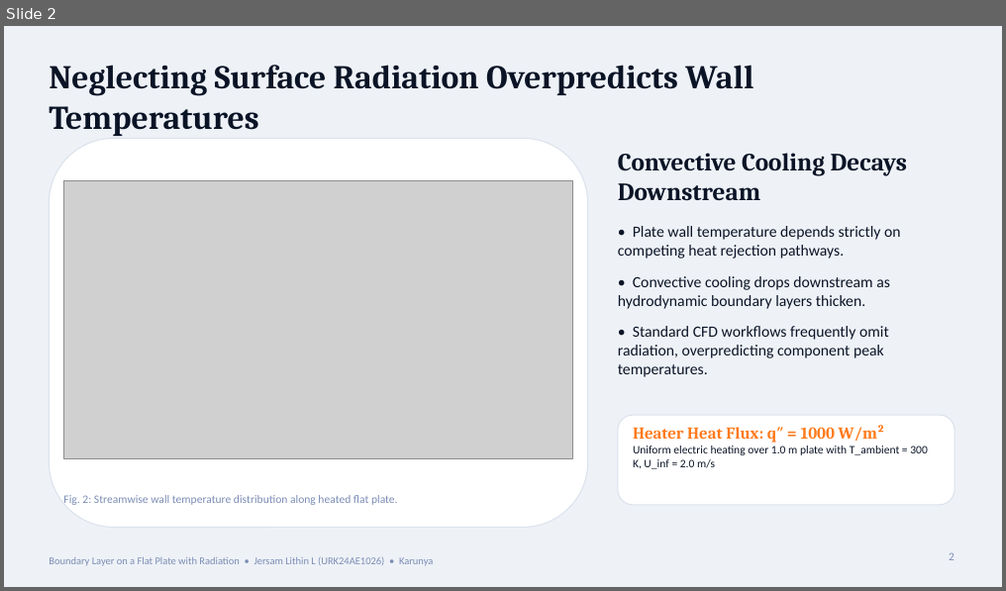
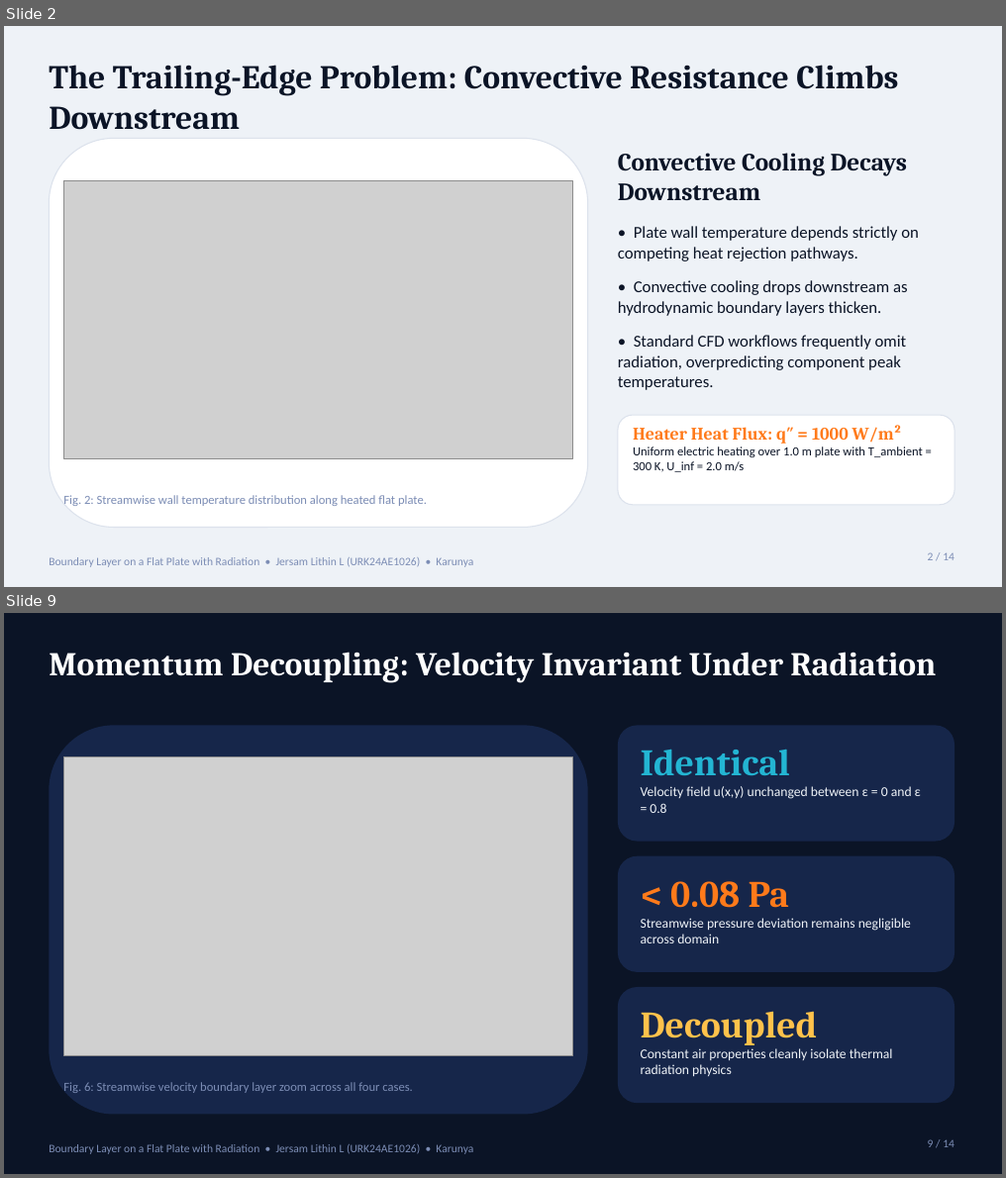
Before and after one commit to Jersam-l/flat-plate-with-radiation-cfd, a slide deck: Flat_Plate_Radiation_CFD_Pitch.pptx. Shown one above the other, each under a label of ours: slide 2 before the commit, slides 2 and 9 after it; the slides between them are not shown. The pictures are 1006x591 and 1006x1178 pixels, drawn with LibreOffice and Linux fonts; fonts in the diff are those of the drawing; grey boxes stand for pictures. Boxes give left, top, right and bottom in pixels: in the first picture for what was removed or moved away, otherwise in the second. Text is boxed around its words. In the diff, an @@ line names an element or a change of style, - is before the commit and + after.

Commit message:
feat(pitch): expanded 14-slide narrative story deck with large legible fonts for Jersam Lithin L

```diff
--- a/Flat_Plate_Radiation_CFD_Pitch.pptx
+++ b/Flat_Plate_Radiation_CFD_Pitch.pptx
@@ slide 9 added at [4, 613, 1002, 1174], background #0B1426; not listed: 1 template element that a slide beside it also shows @@
@@ text added at [49, 652, 936, 683], 32 pt, text #FFFFFF, bold @@
+Momentum Decoupling: Velocity Invariant Under Radiation
@@ rounded rectangle added at [49, 725, 588, 1115], fill #16264A @@
@@ rounded rectangle added at [618, 725, 954, 842], fill #16264A @@
@@ picture added at [63, 758, 573, 1057] @@
@@ text added at [641, 750, 921, 813], 13 pt, text #EEF2F7 @@
+Identical
+Velocity field u(x,y) unchanged between ε = 0 and ε = 0.8
@@ rounded rectangle added at [618, 857, 954, 972], fill #16264A @@
@@ text added at [641, 881, 911, 944], 13 pt, text #EEF2F7 @@
+< 0.08 Pa
+Streamwise pressure deviation remains negligible across domain
@@ rounded rectangle added at [618, 987, 954, 1103], fill #16264A @@
@@ text added at [641, 1011, 893, 1077], 13 pt, text #EEF2F7 @@
+Decoupled
+Constant air properties cleanly isolate thermal radiation physics
@@ text added at [63, 1082, 412, 1093], 12 pt, text #7C8DB5 @@
+Fig. 6: Streamwise velocity boundary layer zoom across all four cases.
@@ text added at [928, 1140, 954, 1148], 11 pt, text #7C8DB5 @@
+9 / 14
@@ slide 2 changed as well @@
@@ text at [49, 65, 898, 130]: text changed @@
-Neglecting Surface Radiation Overpredicts Wall Temperatures
+The Trailing-Edge Problem: Convective Resistance Climbs Downstream
@@ text at [618, 226, 919, 390]: size 15 to 16 pt in "• Plate wall temperature depends strictly on ...", "• Convective cooling drops downstream as hydrodynamic ...", "• Standard CFD workflows frequently omit radiation, ..."; more space between paragraphs @@
@@ text "Heater Heat Flux: q″ = ..." at [633, 425, 923, 472]: size 16 to 17 pt in "Heater Heat Flux: q″ = 1000 W/m²"; size 11 to 12 pt in "Uniform electric heating over 1.0 m plate ..." @@
@@ text "Fig. 2: Streamwise wall temperature ..." at [63, 495, 427, 506]: size 11 to 12 pt @@
@@ text "Boundary Layer on a Flat ..." at [49, 558, 473, 568]: size 10 to 11 pt @@
@@ text at [928, 553, 954, 561]: text changed @@
-2
+2 / 14
```
Also in this commit, not shown: 6 other slides changed, 6 other slides added, 1 slide removed, 55 other files.
